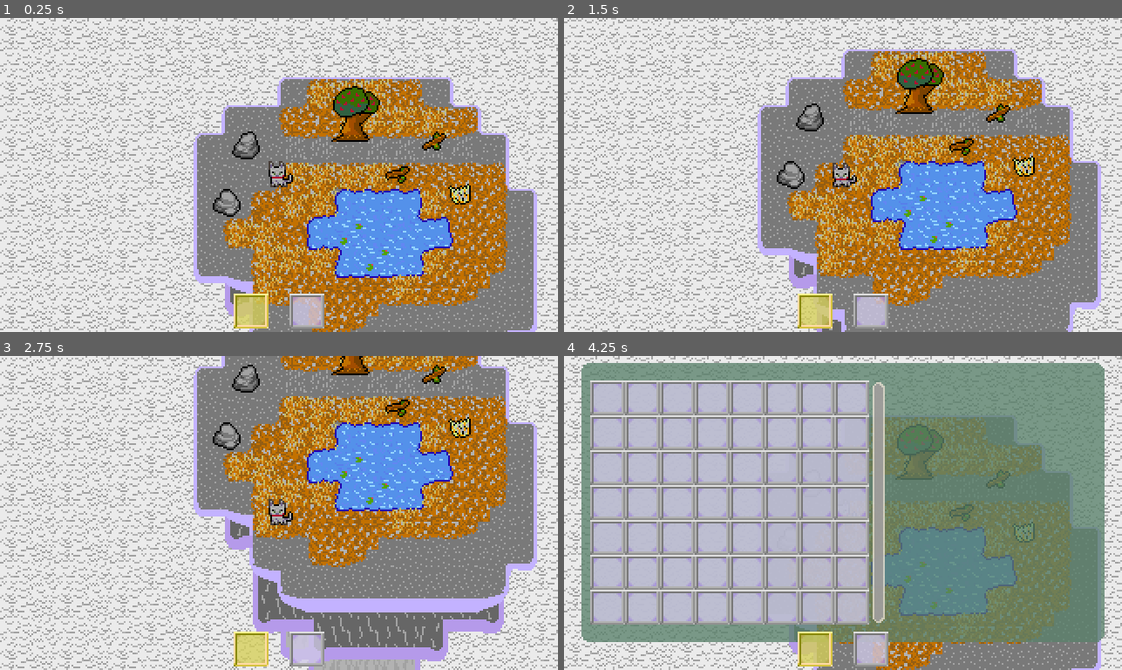
Above: before the commit, frames 1-4 (two rows, left to right).
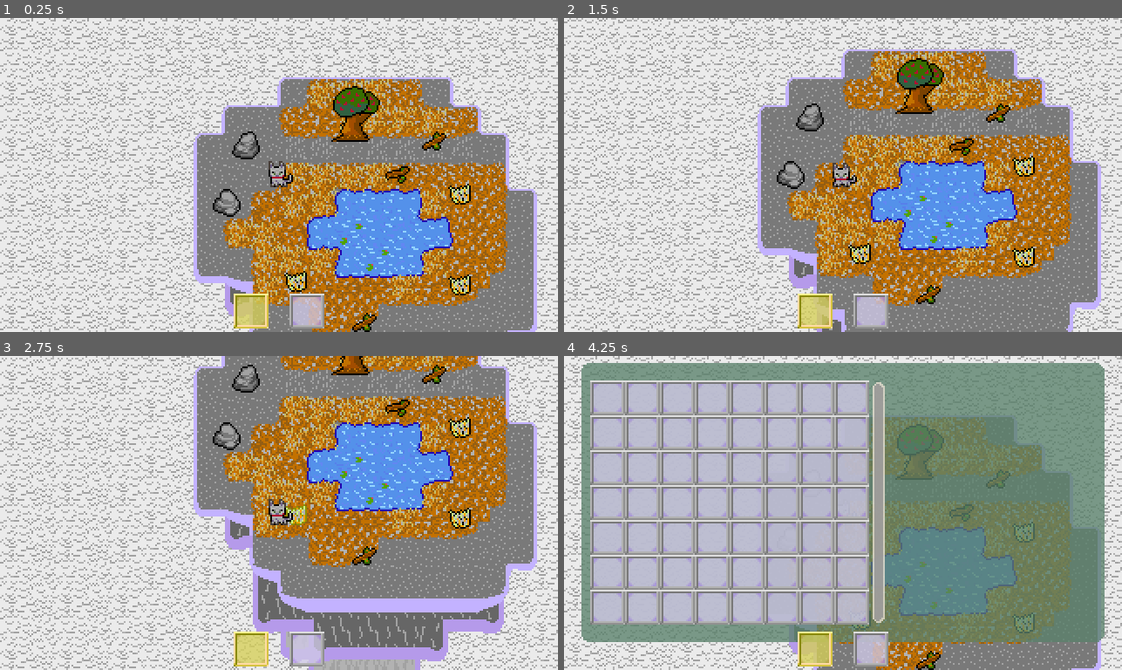
Above: after the commit, the same moments.

Repository: Tsunami014/SkyIslands
Game: Godot game, scene res://Main.tscn
The game is run twice, just before and just after one commit, with the same random seed, the same clock (stepped at 60 frames per second) and the same inputs.
Inputs:
- Up to frame 1 (0.25 s): no input
- Up to frame 2 (1.5 s): tap Enter (craft) at 0.5, 1.35 s; hold 2 (hotbar_right) 0.53-1.28 s; hold Space (action) 0.53-1.28 s; hold Down (move_down) from 1.28 s (still down)
- Up to frame 3 (2.75 s): release Down (move_down) at 2.03 s; hold 2 (hotbar_right) from 2.03 s (still down); tap Tab (hotbar_toggle) at 2.1 s
- Up to frame 4 (4.25 s): tap Enter (craft) at 2.75 s; release 2 (hotbar_right) at 2.78 s; hold Up (move_up) 2.78-3.53 s; tap Alt at 2.85 s; hold 1 (hotbar_left) from 3.53 s (still down); tap Shift at 3.6 s; tap E (inventory) at 4.15 s

The runs differ from the first frame. In frame 1, 0.5% of the frame differs, in the area x 50-85%, y 80-100%; in frame 2, 0.5%; in frame 3, 0.5%; in frame 4, 0.3%.
Error in both runs: Invalid access to property or key 'hotbarUpdate' on a base object of type 'Node (items.gd)'. (res://player.gd:30)

Commit message:
Added more items in places and added the fabled BOX!

Diff:
--- a/game/Main.tscn
+++ b/game/Main.tscn
@@ -193,6 +193,21 @@
 [node name="CollisionPolygon2D" type="CollisionPolygon2D" parent="Map/Stick2"]
 polygon = PackedVector2Array(1, -5, -1, 0, -7, 3, -6, 6, -2, 4, 1, 6, 4, 5, 3, 2, 7, -2, 5, -4, 3, -3)
 
+[node name="Stick3" type="Area2D" parent="Map"]
+position = Vector2(128, 155)
+script = ExtResource("5_trn2v")
+item = "stick"
+hide = true
+
+[node name="Img" type="Sprite2D" parent="Map/Stick3"]
+material = SubResource("ShaderMaterial_wkp8b")
+texture = ExtResource("4_lgr22")
+region_enabled = true
+region_rect = Rect2(112, 16, 16, 16)
+
+[node name="CollisionPolygon2D" type="CollisionPolygon2D" parent="Map/Stick3"]
+polygon = PackedVector2Array(1, -5, -1, 0, -7, 3, -6, 6, -2, 4, 1, 6, 4, 5, 3, 2, 7, -2, 5, -4, 3, -3)
+
 [node name="Tree" type="Area2D" parent="Map"]
 position = Vector2(121, 36)
 script = ExtResource("5_trn2v")
@@ -221,6 +236,36 @@
 region_rect = Rect2(96, 0, 16, 16)
 
 [node name="CollisionPolygon2D" type="CollisionPolygon2D" parent="Map/Grass"]
+polygon = PackedVector2Array(5, -6, -7, -4, -6, 2, -3, 6, 3, 6, 6, 4)
+
+[node name="Grass2" type="Area2D" parent="Map"]
+position = Vector2(89, 132)
+script = ExtResource("5_trn2v")
+item = "grass"
+hide = true
+
+[node name="Img" type="Sprite2D" parent="Map/Grass2"]
+material = SubResource("ShaderMaterial_wkp8b")
+texture = ExtResource("4_lgr22")
+region_enabled = true
+region_rect = Rect2(96, 0, 16, 16)
+
+[node name="CollisionPolygon2D" type="CollisionPolygon2D" parent="Map/Grass2"]
+polygon = PackedVector2Array(5, -6, -7, -4, -6, 2, -3, 6, 3, 6, 6, 4)
+
+[node name="Grass3" type="Area2D" parent="Map"]
+position = Vector2(183, 134)
+script = ExtResource("5_trn2v")
+item = "grass"
+hide = true
+
+[node name="Img" type="Sprite2D" parent="Map/Grass3"]
+material = SubResource("ShaderMaterial_wkp8b")
+texture = ExtResource("4_lgr22")
+region_enabled = true
+region_rect = Rect2(96, 0, 16, 16)
+
+[node name="CollisionPolygon2D" type="CollisionPolygon2D" parent="Map/Grass3"]
 polygon = PackedVector2Array(5, -6, -7, -4, -6, 2, -3, 6, 3, 6, 6, 4)
 
 [node name="Player" type="CharacterBody2D" parent="."]
@@ -376,7 +421,13 @@
 [connection signal="body_exited" from="Map/Stick" to="Map/Stick" method="_on_body_exited"]
 [connection signal="body_entered" from="Map/Stick2" to="Map/Stick2" method="_on_body_entered"]
 [connection signal="body_exited" from="Map/Stick2" to="Map/Stick2" method="_on_body_exited"]
+[connection signal="body_entered" from="Map/Stick3" to="Map/Stick3" method="_on_body_entered"]
+[connection signal="body_exited" from="Map/Stick3" to="Map/Stick3" method="_on_body_exited"]
 [connection signal="body_entered" from="Map/Tree" to="Map/Tree" method="_on_body_entered"]
 [connection signal="body_exited" from="Map/Tree" to="Map/Tree" method="_on_body_exited"]
 [connection signal="body_entered" from="Map/Grass" to="Map/Grass" method="_on_body_entered"]
 [connection signal="body_exited" from="Map/Grass" to="Map/Grass" method="_on_body_exited"]
+[connection signal="body_entered" from="Map/Grass2" to="Map/Grass2" method="_on_body_entered"]
+[connection signal="body_exited" from="Map/Grass2" to="Map/Grass2" method="_on_body_exited"]
+[connection signal="body_entered" from="Map/Grass3" to="Map/Grass3" method="_on_body_entered"]
+[connection signal="body_exited" from="Map/Grass3" to="Map/Grass3" method="_on_body_exited"]
--- a/game/data.json
+++ b/game/data.json
@@ -17,10 +17,12 @@
             "prefix"
         ],
         "desc": [
+            "all",
             "set=A bunch of stuff"
         ],
         "food": [
-            "all"
+            "all",
+            "setn=0"
         ],
         "colour": [
             "all",
@@ -44,20 +46,33 @@
     "recipes": [
         {
             "input": {
-                "name": [ "$:4,", ">" ]
-            },
-            "output": {
-                "name": "mess",
-                "tile": "mess"
-            }
-        }, {
-            "input": {
-                "shape": [ "flat:3," ]
+                "shape": [ "flat:2," ]
             },
             "output": {
                 "shape": "box",
                 "name": "box",
-                "tile": "raft"
+                "tile": "box",
+                "desc": "A container for stuff to go in"
+            }
+        }, {
+            "input": {
+                "shape": [ "shaft:2," ]
+            },
+            "output": {
+                "shape": "flat",
+                "name": "raft",
+                "tile": "raft",
+                "desc": "A flat board thing"
+            }
+        }, {
+            "input": {
+                "shape": [ "shaft", "misshapen:,1" ]
+            },
+            "output": {
+                "shape": "shaft",
+                "name": "spear",
+                "tile": "spear",
+                "desc": "A spear to poke stuff with"
             }
         }, {
             "input": {
@@ -67,26 +82,29 @@
             },
             "output": {
                 "shape": "shaft",
+                "colour": "",
                 "name": "rod",
-                "tile": "rod"
+                "tile": "rod",
+                "desc": "A rod to go fishing with"
             }
         }, {
             "input": {
-                "shape": [ "shaft:2," ]
+                "thickness": [ "0.0:2," ]
             },
             "output": {
-                "shape": "flat",
-                "name": "raft",
-                "tile": "raft"
+                "shape": "shaft",
+                "name": "rope",
+                "tile": "rope",
+                "desc": "A short rope woven out of thin stuff"
             }
         }, {
             "input": {
-                "shape": [ "shaft", "#:,1" ]
+                "name": [ "$:3,", ">" ]
             },
             "output": {
-                "shape": "pointy",
-                "name": "spear",
-                "tile": "spear"
+                "name": "mess",
+                "tile": "mess",
+                "desc": "What happens when you combine too much stuff"
             }
         }
     ],
@@ -94,7 +112,7 @@
         "apple": { "type": "resource",
             "interest": 1,
             "desc": "A sky-warmed apple",
-            "food": true,
+            "food": 1,
             "colour": "orange"
         },
         "grass": { "type": "resource",
@@ -138,7 +156,10 @@
 
         "raft":  [0, 1],
         "spear": [1, 1],
-        "rod":   [2, 1]
+        "rod":   [2, 1],
+        "rope":  [3, 1],
+
+        "box":   [0, 2]
     },
     "colours": {
         "orange": "#EBA955",
--- a/game/hotbar.gd
+++ b/game/hotbar.gd
@@ -28,7 +28,11 @@
 	tex.set_instance_shader_parameter("outline_colour", Color())
 
 	add_child(tex)
-	updateImg()
+	if Engine.is_editor_hint():
+		tex.hide()
+		texture.region = Rect2(0, 0, 20, 20)
+	else:
+		updateImg()
 
 func updateImg() -> void:
 	texture.region = Rect2(20 if Items.hotbarSel == index else 0, 0, 20, 20)
--- a/game/inventory.gd
+++ b/game/inventory.gd
@@ -98,6 +98,7 @@
 				prev = {
 					"realname": "Split items",
 					"realtile": toMerge[0]["tile"],
+					"tint": toMerge[0]["tint"],
 					"desc": "Will split into:\n"+", ".join(toMerge[0]["contains"].map(func(it): return it["name"]))
 				}
 			else:
--- a/game/items.gd
+++ b/game/items.gd
@@ -79,7 +79,7 @@
 			allits.append(it)
 	return allits
 func merge(its: Array[Dictionary]) -> Dictionary:
-	its = flatten(its)
+	#its = flatten(its)
 	its.sort_custom(sortInteresting)
 
 	var origIts = its
@@ -93,6 +93,7 @@
 	its = its2
 
 	var out = {}
+	var xpect = {}
 	var nameTags: Array[String] = []
 	var tileTags: Array[String] = []
 	var tints: Array[String] = []
@@ -177,25 +178,27 @@
 					break
 			if not fail:
 				for k in r["output"]:
-					if k not in out:
-						out[k] = r["output"][k]
-
-	if out == {} and len(its) == 1:
-		out = its[0]
-
-	"""var size
-	match duplicates:
-		0: size = ""
-		1: size = "long"
-		2: size = "big"
-		3: size = "large"
-		4: size = "huge"
-		5: size = "enormous"
-		6: size = "gigantic"
-		7: size = "toweringly big"
-		_: size = "astronomically huge"
-	"""
-	out["size"] = ""#size
+					if k not in xpect:
+						xpect[k] = r["output"][k]
+				break
+
+	if xpect == {} and len(its) == 1:
+		xpect = its[0]
+
+		var size
+		match duplicates:
+			0: size = ""
+			1: size = "long"
+			2: size = "big"
+			3: size = "large"
+			4: size = "huge"
+			5: size = "enormous"
+			6: size = "gigantic"
+			7: size = "toweringly big"
+			_: size = "astronomically huge"
+		out["size"] = size
+	else:
+		out["size"] = ""
 
 	for tag in data["tags"]:
 		var t = out[tag] if tag in out else ""
@@ -258,13 +261,19 @@
 						t = 0
 						for it in alltags[tag]:
 							t += float(it)
-				"prefix":
-					if not blnk: nameTags.push_back(t)
 				"addtile":
 					if not blnk: tileTags.push_back(t)
 				"tint":
-					if not blnk: tints.append(t)
+					if t is String and t != "": tints.append(t)
 		out[tag] = t
+
+	for x in xpect:
+		out[x] = xpect[x]
+	for i in out:
+		if i not in xpect:
+			var dat = data["tags"][i]
+			if "prefix" in dat:
+				nameTags.push_back(out[i])
 
 	var realname
 	if len(nameTags) == 0:
Binary file changed: game/assets/items.aseprite
Binary file changed: game/assets/items.png
